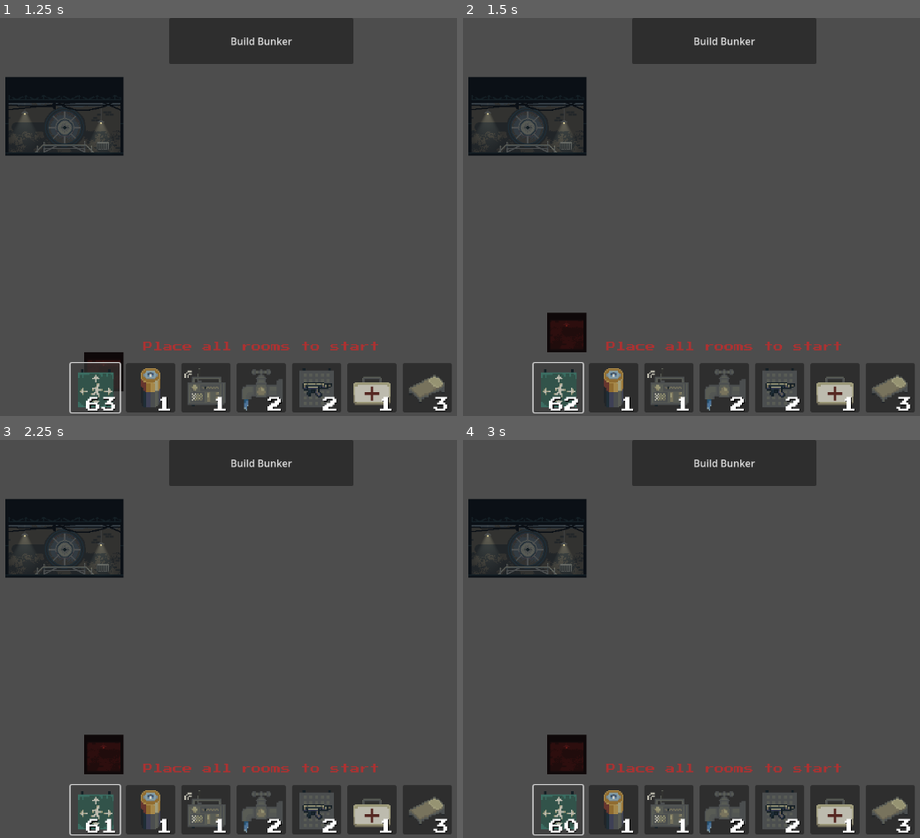
Above: before the commit, frames 1-4 (two rows, left to right).
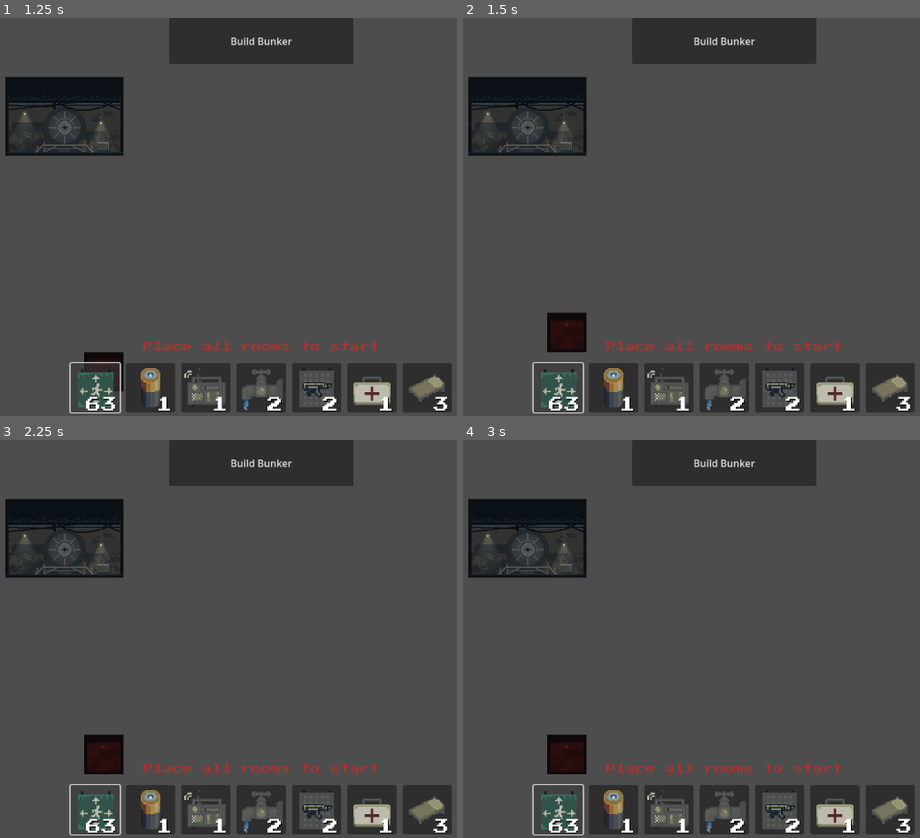
Above: after the commit, the same moments.

Repository: BearWithMePlease/spooky
Game: Godot game, scene res://scenes/bunker_builder.tscn
The game is run twice, just before and just after one commit, with the same random seed, the same clock (stepped at 60 frames per second) and the same inputs.
Inputs:
- Up to frame 1 (1.25 s): click "64" at 0.5 s
- Up to frame 2 (1.5 s): click "63" at 1.25 s
- Up to frame 3 (2.25 s): click "62" (after the commit: "63") at 2 s
- Up to frame 4 (3 s): click "61" (after the commit: "63") at 2.75 s

Frame 1 is identical in both runs. In frame 2, less than 0.1% of the frame differs, in the area x 22-26%, y 95-99%; in frame 3, less than 0.1%; in frame 4, less than 0.1%.

Commit message:
Fixed bunker builder bug

Diff:
--- a/scenes/main_scene.tscn
+++ b/scenes/main_scene.tscn
@@ -633,11 +633,6 @@
 transitions = ["Start", "facing", SubResource("AnimationNodeStateMachineTransition_s1bs7"), "facing", "walk", SubResour …(432 unchanged characters)…
 graph_offset = Vector2(-387, -2)
 
-[sub_resource type="Environment" id="Environment_38t8c"]
-background_mode = 3
-adjustment_enabled = true
-adjustment_saturation = 1.5
-
 [node name="MainScene" type="Node2D"]
 script = ExtResource("1_0jyw0")
 
@@ -714,8 +709,5 @@
 
 [node name="gun" parent="Player/GunParent" instance=ExtResource("7_yae1m")]
 
-[node name="WorldEnvironment" type="WorldEnvironment" parent="."]
-environment = SubResource("Environment_38t8c")
-
 [connection signal="finished_ready" from="." to="Light_Control" method="on_main_finished_ready"]
 [connection signal="bake_finished" from="Modules" to="Monster" method="_on_modules_bake_finished"]
--- a/scripts/modules.gd
+++ b/scripts/modules.gd
@@ -226,6 +226,8 @@
 	if self.mouse_over_gui == mouse_over_gui:
 		return
 
+	adjust_surroundings(grid_position, mouse_over_gui)
+
 	self.mouse_over_gui = mouse_over_gui
 	self.force_update = true
 	mover.visible = not mouse_over_gui
@@ -261,6 +263,12 @@
 		animation_weight = 0
 
 func on_module_type_select(type: ModuleType, new_position = null):
+	if moving:
+		# Deselect module. Increase placable count
+		var module_button = module_buttons.get(self.type) as ModuleButton
+		if module_button != null:
+			module_button.add_to_placeable_count(+1)
+
 	self.type = type
 	moving = true
 
Not shown: 1 places in scenes/main_scene.tscn that only renumber resources
